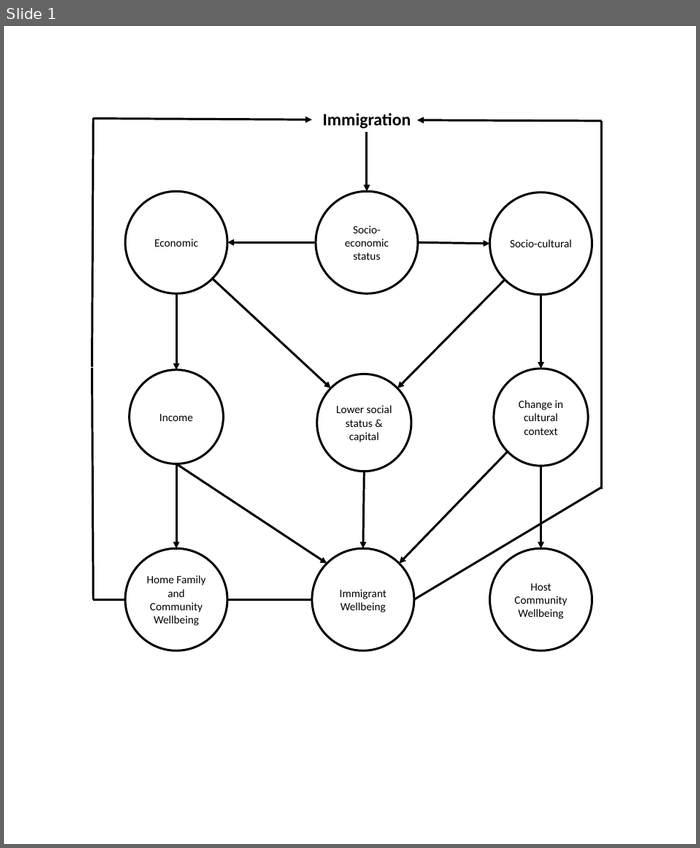
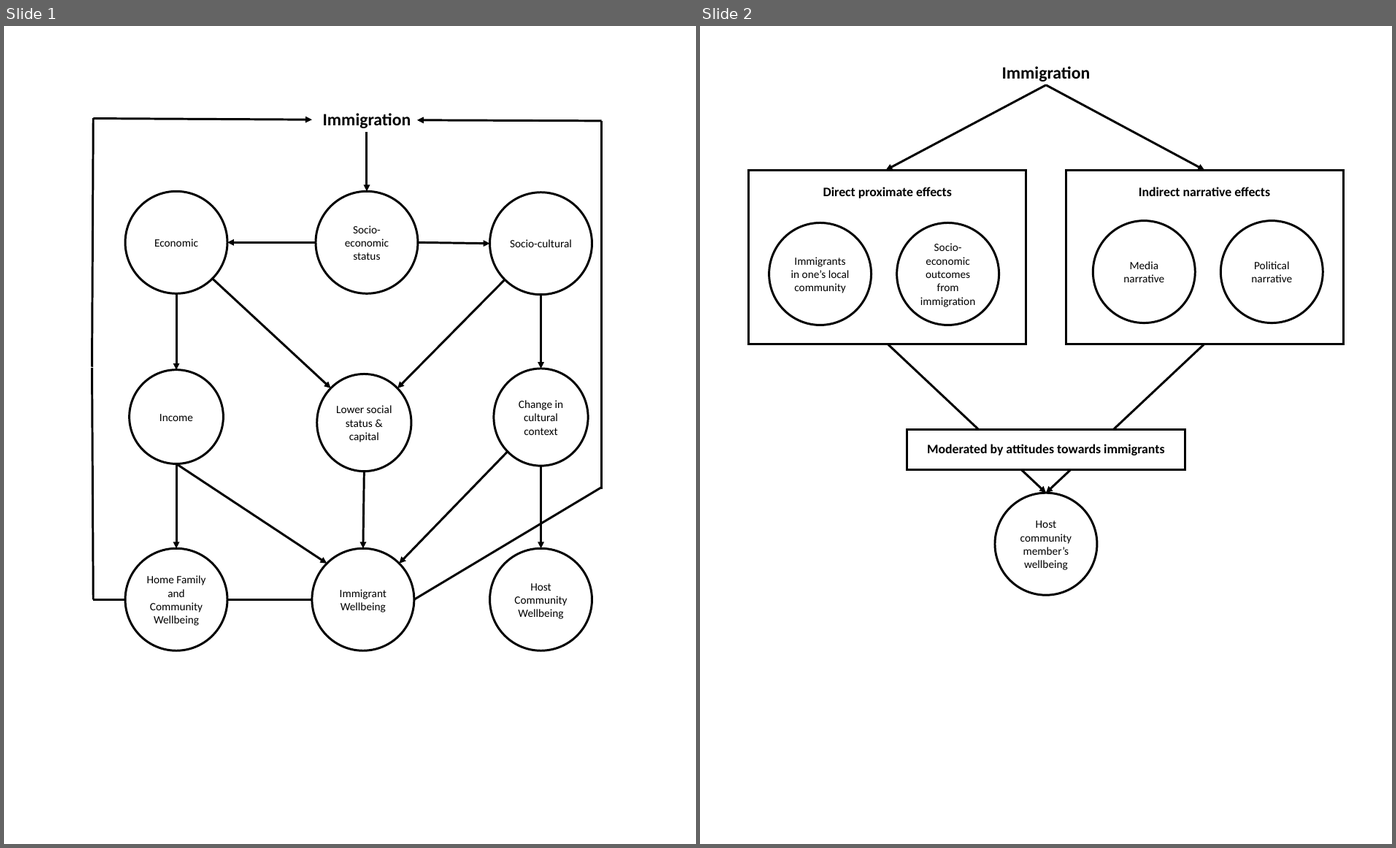
Before and after one commit to Happier-Lives-Institute/Shallow-Immigration-Report-For-FP, a slide deck: causalgraphs.pptx. Shown side by side, each under a label of ours: slide 1 before the commit, slides 1 and 2 after it. The pictures are 700x848 and 1396x848 pixels, drawn with LibreOffice and Linux fonts; fonts in the diff are those of the drawing. Boxes give left, top, right and bottom in pixels: in the first picture for what was removed or moved away, otherwise in the second. Text is boxed around its words. In the diff, an @@ line names an element or a change of style, - is before the commit and + after.

```diff
--- a/causalgraphs.pptx
+++ b/causalgraphs.pptx
@@ slide 2 added at (x1=700, y1=26, x2=1392, y2=844), background #FFFFFF @@
@@ group added at (x1=749, y1=66, x2=1344, y2=595): 5 ellipses, 4 arrows, 4 texts, 3 rectangles @@
+Immigration
+Host community member’s wellbeing
+Media narrative
+Direct proximate effects
+Indirect narrative effects
+Political narrative
+Immigrants in one’s local community
+Socio-economic outcomes from immigration
+Moderated by attitudes towards immigrants
```
Also in this commit, not shown: 6 other files.
